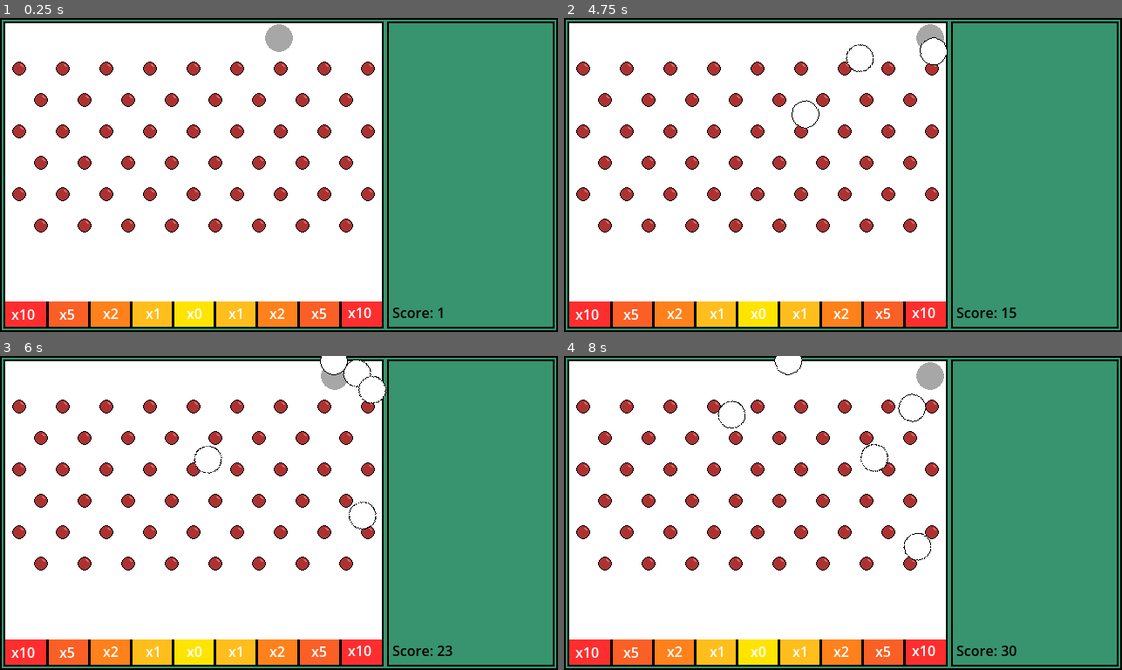
Above: before the commit, frames 1-4 (two rows, left to right).
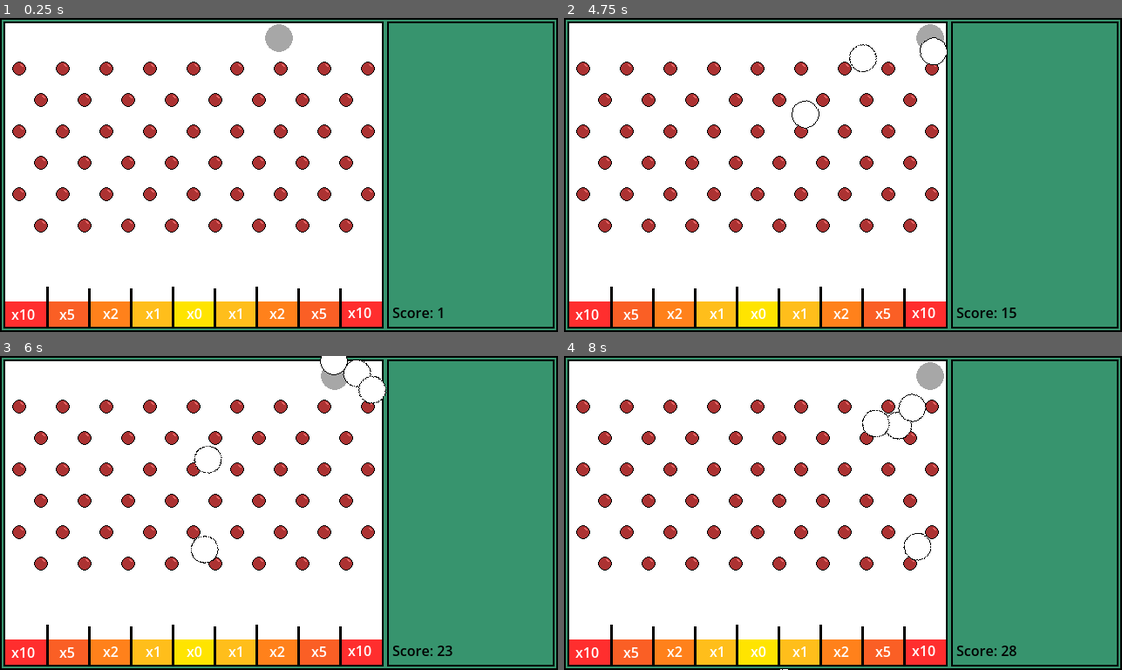
Above: after the commit, the same moments.

Repository: Dyllium/Havens-Game-Jam
Game: Godot game, scene res://Scenes/main.tscn
Same seed, same stepped clock (60 frames per second), same inputs: the game is played once before the commit and once after it.
Inputs (mouse positions are in pixels of both pictures, inside the frame that each line leads up to):
- Up to frame 1 (0.25 s): no input
- Up to frame 2 (4.75 s): tap Enter at 0.5, 2 s; move the mouse to (815, 237) at 0.52 s; hold E (typeRight) 0.53-2.03 s; tap Space (spawn) at 0.6, 1.25, 1.35, 2.1, 2.75, 2.85, 3.6, 4.35 s; move the mouse to (1010, 222) at 1.27 s; move the mouse to (675, 127) at 2.02 s; hold Q (typeLeft) 2.03-4.28 s; move the mouse to (870, 175) at 2.77 s; move the mouse to (759, 96) at 3.52 s; move the mouse to (965, 159) at 4.27 s; hold E (typeRight) from 4.28 s (still down)
- Up to frame 3 (6 s): keep holding E (typeRight); move the mouse to (167, 528) at 5.02 s; tap Space (spawn) at 5.1, 5.85 s; move the mouse to (334, 443) at 5.77 s
- Up to frame 4 (8 s): keep holding E (typeRight); move the mouse to (815, 575) at 6.52 s; tap Space (spawn) at 6.6, 7.35 s; move the mouse to (1010, 560) at 7.27 s

The runs differ from the first frame. In frame 1, 0.2% of the frame differs, in the area x 8-62%, y 85-91%; in frame 2, 0.2%; in frame 3, 0.3%; in frame 4, 0.5%, in the area x 8-82%, y 0-100%.

Commit message:
fix the barriers between multipliers por favor

Diff:
--- a/Scenes/ballTypes/normal_ball.tscn
+++ b/Scenes/ballTypes/normal_ball.tscn
@@ -11,6 +11,7 @@
 radius = 13.0
 
 [node name="Normal Ball" type="RigidBody2D" unique_id=1940703358]
+collision_mask = 3
 physics_material_override = SubResource("PhysicsMaterial_bo1nx")
 script = ExtResource("1_qo60u")
 value = 1
--- a/Scenes/main.tscn
+++ b/Scenes/main.tscn
@@ -23,6 +23,9 @@
 
 [sub_resource type="WorldBoundaryShape2D" id="WorldBoundaryShape2D_ynf5e"]
 
+[sub_resource type="RectangleShape2D" id="RectangleShape2D_fequl"]
+size = Vector2(3, 46)
+
 [node name="Main" type="Node2D" unique_id=2032051272 node_paths=PackedStringArray("multipliers")]
 script = ExtResource("1_kry3j")
 multipliers = [NodePath("Multipliers/x10"), NodePath("Multipliers/x5"), NodePath("Multipliers/x2"), NodePath("Multipliers/x1"), NodePath("Multipliers/x0")]
@@ -377,3 +380,38 @@
 
 [node name="basicPeg17" parent="Pegs/Even2" unique_id=856936454 instance=ExtResource("9_ynf5e")]
 position = Vector2(339, 158)
+
+[node name="RigidBody2D" type="RigidBody2D" parent="." unique_id=210617220]
+collision_layer = 2
+
+[node name="CollisionShape2D" type="CollisionShape2D" parent="RigidBody2D" unique_id=529395717]
+position = Vector2(54.5, 331)
+shape = SubResource("RectangleShape2D_fequl")
+
+[node name="CollisionShape2D2" type="CollisionShape2D" parent="RigidBody2D" unique_id=717518762]
+position = Vector2(102, 333)
+shape = SubResource("RectangleShape2D_fequl")
+
+[node name="CollisionShape2D3" type="CollisionShape2D" parent="RigidBody2D" unique_id=133289347]
+position = Vector2(150, 333)
+shape = SubResource("RectangleShape2D_fequl")
+
+[node name="CollisionShape2D4" type="CollisionShape2D" parent="RigidBody2D" unique_id=251920526]
+position = Vector2(198, 332)
+shape = SubResource("RectangleShape2D_fequl")
+
+[node name="CollisionShape2D5" type="CollisionShape2D" parent="RigidBody2D" unique_id=1662764871]
+position = Vector2(246, 332)
+shape = SubResource("RectangleShape2D_fequl")
+
+[node name="CollisionShape2D6" type="CollisionShape2D" parent="RigidBody2D" unique_id=1854903831]
+position = Vector2(294, 331)
+shape = SubResource("RectangleShape2D_fequl")
+
+[node name="CollisionShape2D7" type="CollisionShape2D" parent="RigidBody2D" unique_id=1326433292]
+position = Vector2(343, 333)
+shape = SubResource("RectangleShape2D_fequl")
+
+[node name="CollisionShape2D8" type="CollisionShape2D" parent="RigidBody2D" unique_id=1169009296]
+position = Vector2(391, 333)
+shape = SubResource("RectangleShape2D_fequl")
--- a/Scripts/multiplier.gd
+++ b/Scripts/multiplier.gd
@@ -8,6 +8,7 @@
 # Called when the node enters the scene tree for the first time.
 func _ready() -> void:
 	self.body_entered.connect(on_body_entered)
+
 
 
 
Binary file changed: test.png
